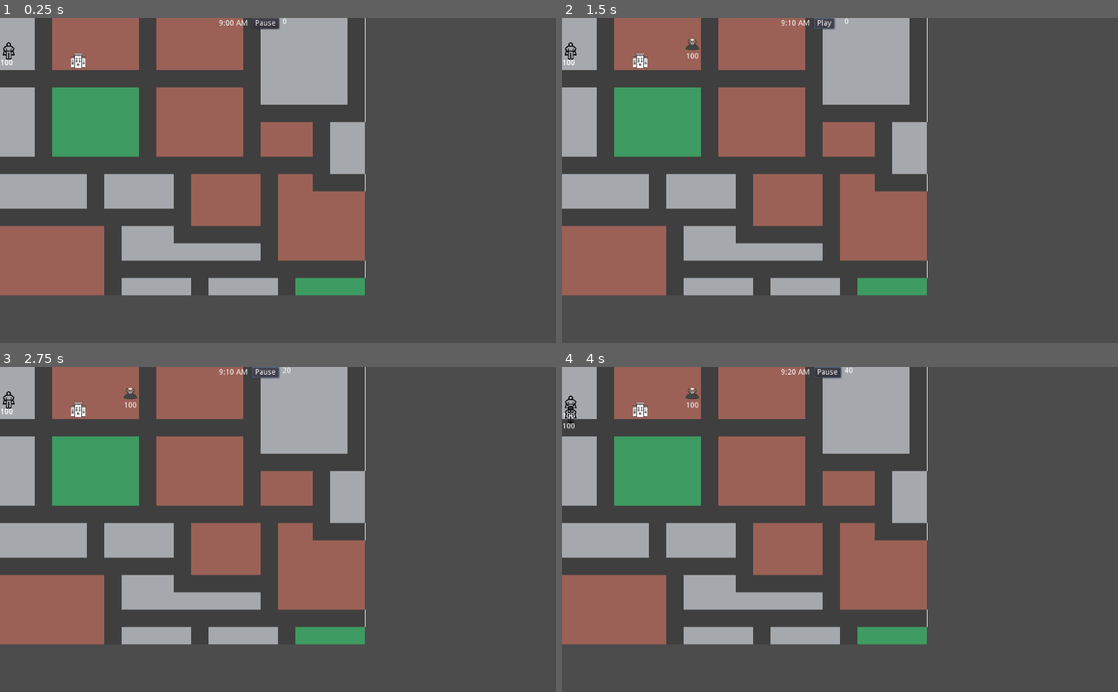
Above: before the commit, frames 1-4 (two rows, left to right).
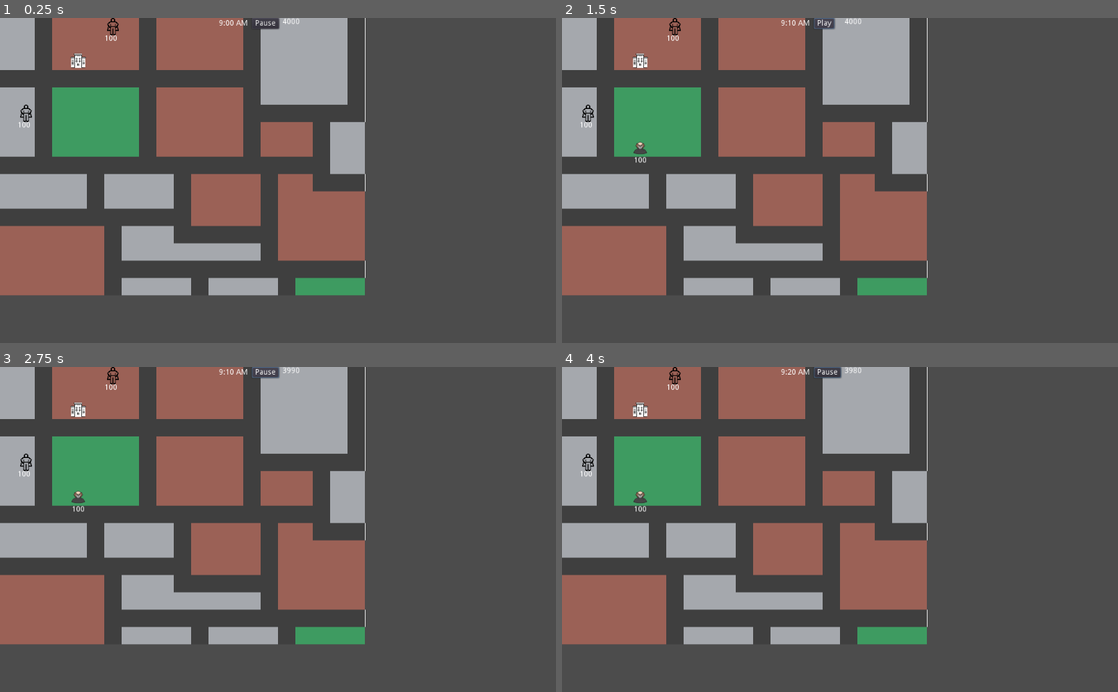
Above: after the commit, the same moments.

Repository: rachd/superhero-dispatcher
Game: Godot game, scene res://Main.tscn
Two runs of this game, one before a commit and one after it. Both use one fixed random seed, a clock stepped at 60 frames per second and the inputs below.
Inputs (mouse positions are in pixels of both pictures, inside the frame that each line leads up to):
- Up to frame 1 (0.25 s): no input
- Up to frame 2 (1.5 s): tap Enter at 0.5 s; move the mouse to (573, 50) at 0.52 s; click (573, 50) at 0.67 s; click "Pause" at 1.25 s
- Up to frame 3 (2.75 s): click "Play" at 2 s
- Up to frame 4 (4 s): move the mouse to (573, 399) at 2.77 s; click (573, 399) at 2.92 s; move the mouse to (895, 458) at 3.52 s; click (895, 458) at 3.67 s

The runs differ from the first frame. In frame 1, 0.3% of the frame differs, in the area x 0-54%, y 0-34%; in frame 2, 0.4%; in frame 3, 0.4%; in frame 4, 0.5%, in the area x 0-54%, y 0-45%.

Commit message:
reset after day ends

Diff:
--- a/DaySummary.gd
+++ b/DaySummary.gd
@@ -2,21 +2,26 @@
 
 signal reset(budget)
 
-var budget = 0
+var starting_budget = 0
 var amount_spent = 0
+var income = 2000
 var is_loss = false
 const constants = preload("constants.gd")
 
-func set_values(new_budget, new_spent):
-	budget = new_budget
-	amount_spent = new_spent
-	if budget - amount_spent < 0:
+func set_values(old_budget, new_budget):
+	starting_budget = old_budget
+	amount_spent = old_budget - new_budget
+	if new_budget < 0:
 		is_loss = true
 
+func reset():
+	self.queue_free()
+
 func _ready():
-	$VBoxContainer/BudgetLabel.text = "$" + str(budget)
+	self.connect("reset", get_node("/root/Main"), "_on_Reset")
+	$VBoxContainer/BudgetLabel.text = "$" + str(starting_budget)
 	$VBoxContainer/AmountSpentLabel.text = "$" + str(amount_spent)
-	$VBoxContainer/TotalLabel.text = "$" + str(budget - amount_spent)
+	$VBoxContainer/TotalLabel.text = "$" + str(starting_budget - amount_spent)
 	if is_loss:
 		$VBoxContainer/LossLabel.text = "You Lose"
 		$VBoxContainer/Button.text = "Play Again"
@@ -28,4 +33,4 @@
 	if is_loss:
 		emit_signal("reset", constants.get_initial_budget())
 	else:
-		emit_signal("reset", constants.get_initial_budget() + (budget - amount_spent))
+		emit_signal("reset", starting_budget - amount_spent + income)
--- a/Hero.gd
+++ b/Hero.gd
@@ -12,7 +12,11 @@
 var heal_in_progress = false
 var target_hospital = null
 
+const constants = preload("constants.gd")
+var spawn_area = constants.get_spawn_area()
+var cell_size = constants.get_cell_size()
 var path
+var rng = RandomNumberGenerator.new()
 
 signal hero_selected(hero)
 signal hero_dead(hero, villain)
@@ -42,6 +46,12 @@
 		speed = 0
 	else:
 		speed = 25
+
+func reset():
+	_on_move()
+	current_health = health
+	$Label.text = str(current_health)
+	_set_initial_position()
 
 func take_damage(damage):
 	current_health -= damage
@@ -80,8 +90,15 @@
 func _close_info_panel():
 	$HeroPanel.visible = false
 
+func _set_initial_position():
+	position.x = spawn_area.position.x + rng.randi_range(0, spawn_area.size.x / cell_size) * cell_size
+	position.y = spawn_area.position.y + rng.randi_range(0, spawn_area.size.y / cell_size) * cell_size
+	target_position = position
+	path = []
+
 func _ready():
-	target_position = position
+	rng.randomize()
+	_set_initial_position()
 	$Label.text = str(current_health)
 	self.connect("hero_selected", get_node("/root/Main"), "_on_Hero_clicked")
 	self.connect("hero_dead", get_node("/root/Main"), "_on_Hero_dead")
--- a/Hud.gd
+++ b/Hud.gd
@@ -1,6 +1,6 @@
 extends CanvasLayer
 
-var damage_done = 0
+var remaining_budget = 0
 var time = 900
 
 const constants = preload("constants.gd")
@@ -10,16 +10,23 @@
 signal end_of_day()
 
 # public methods
+func reset():
+	time = 900
+
 func update_damage(damage, cell_type_id):
 	match(cell_type_id):
 		tiles.office:
-			damage_done += damage * 3
+			remaining_budget -= damage * 3
 		tiles.house:
-			damage_done += damage * 2
+			remaining_budget -= damage * 2
 		tiles.park:
-			damage_done += damage
-	get_parent().updateDamage(damage_done)
-	$DamageLabel.text = str(damage_done)
+			remaining_budget -= damage
+	get_parent().updateDamage(remaining_budget)
+	$DamageLabel.text = str(remaining_budget)
+
+func set_remaining_budget(budget):
+	remaining_budget = budget
+	$DamageLabel.text = str(remaining_budget)
 
 func pause(isPaused):
 	if isPaused:
--- a/Main.gd
+++ b/Main.gd
@@ -2,14 +2,14 @@
 
 var score
 var tilemap
-var budget = 1000
-var money_spent = 0
+var starting_budget = 4000
+var current_budget = 4000
 var selected_hero = null
 var summary_scene = preload("res://DaySummary.tscn")
 var is_paused = false
 
-func updateDamage(damage):
-	money_spent = damage
+func updateDamage(new_budget):
+	current_budget = new_budget
 
 func pause(isPaused):
 	for child in get_children():
@@ -18,9 +18,18 @@
 
 func _ready():
 	tilemap = get_node("/root/Main/TownTileMap")
+	$HUD.set_remaining_budget(starting_budget)
 
 func _on_Villain_do_damage(damage, cell_type_id):
 	$HUD.update_damage(damage, cell_type_id)
+
+func _on_Reset(new_budget):
+	starting_budget = new_budget
+	for child in get_children():
+		if child.has_method("reset"):
+			child.reset()
+	$HUD.set_remaining_budget(starting_budget)
+	pause(false)
 
 func _on_HUD_pause_game():
 	is_paused = !is_paused
@@ -56,7 +65,7 @@
 func _on_HUD_end_of_day():
 	pause(true)
 	var summary = summary_scene.instance()
-	summary.set_values(budget, money_spent)
+	summary.set_values(starting_budget, current_budget)
 	add_child(summary)
 
 func _unhandled_input(event):
--- a/VillainSpawner.gd
+++ b/VillainSpawner.gd
@@ -2,13 +2,13 @@
 
 var tilemap
 
-const cell_size = 32
-
 export var max_villains = 5
-var spawn_area : Rect2 = Rect2(0, 0, 256, 240)
 var villain_count = 0
 var villain_scene = preload("res://Villain.tscn")
 var spawned_villains = []
+const constants = preload("constants.gd")
+var spawn_area = constants.get_spawn_area()
+var cell_size = constants.get_cell_size()
 
 var rng = RandomNumberGenerator.new()
 
@@ -17,6 +17,14 @@
 	$Timer.set_paused(isPaused)
 	for spawned_villain in spawned_villains:
 		spawned_villain.pause(isPaused)
+
+func reset():
+	for villain in spawned_villains:
+		villain.queue_free()
+	spawned_villains = []
+	$Timer.start(rng.randi_range(5, 10))
+	$Timer.set_paused(true)
+
 
 func on_villain_died(villain):
 	villain_count -= 1
@@ -32,11 +40,11 @@
 	while not valid_position:
 		villain.position.x = spawn_area.position.x + rng.randi_range(0, spawn_area.size.x / cell_size) * cell_size
 		villain.position.y = spawn_area.position.y + rng.randi_range(0, spawn_area.size.y / cell_size) * cell_size
-		valid_position = _test_position(villain.position)
+		valid_position = _test_position(villain)
 	villain.spawn()
 
-func _test_position(position: Vector2):
-	var cell_coord = tilemap.world_to_map(position)
+func _test_position(villain):
+	var cell_coord = tilemap.world_to_map(villain.position)
 	var cell_type_id = tilemap.get_cellv(cell_coord)
 	var isRoad = cell_type_id == tilemap.tile_set.find_tile_by_name("road")
 	return !isRoad
--- a/constants.gd
+++ b/constants.gd
@@ -10,3 +10,9 @@
 
 static func get_initial_budget():
 	return 1000
+
+static func get_cell_size():
+	return 32
+
+static func get_spawn_area():
+	return Rect2(0, 0, 300, 300)
